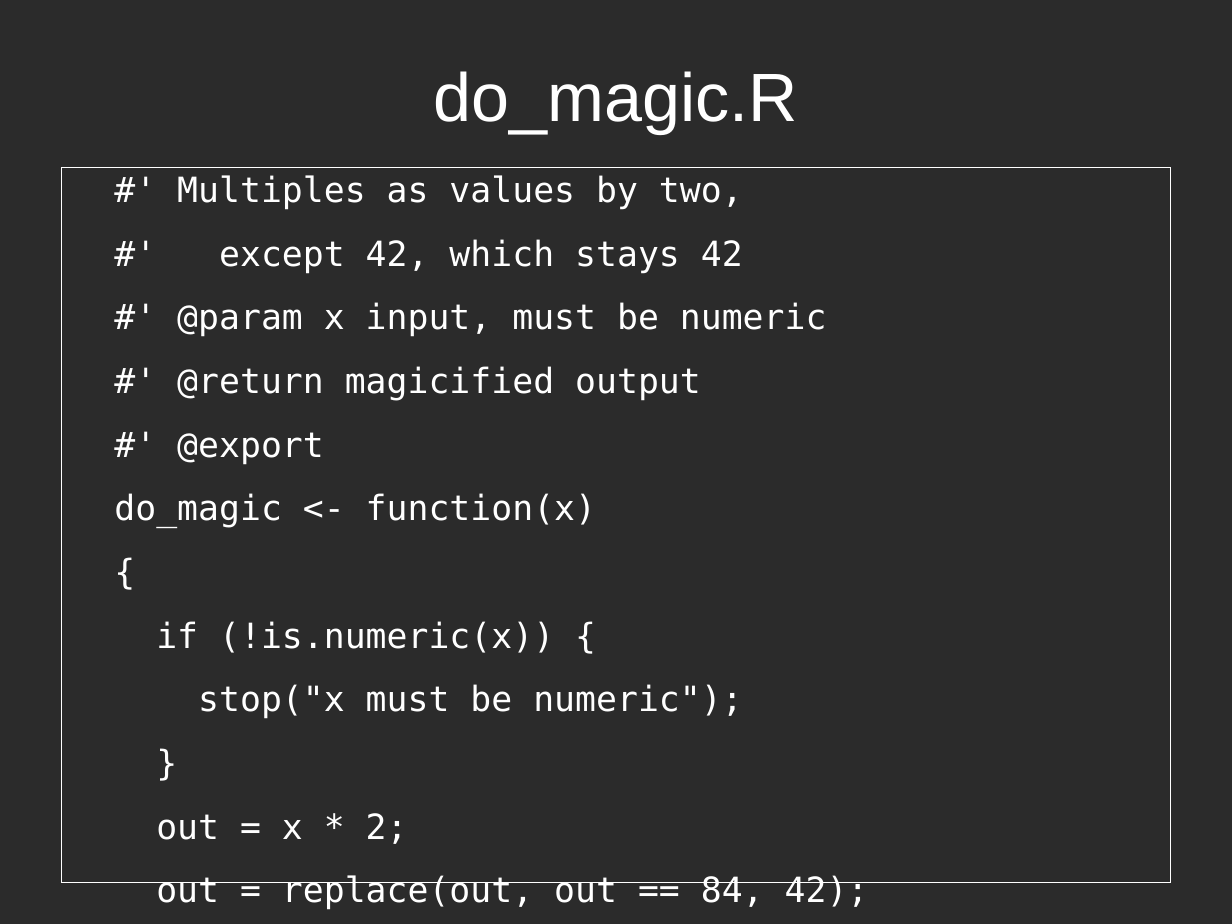
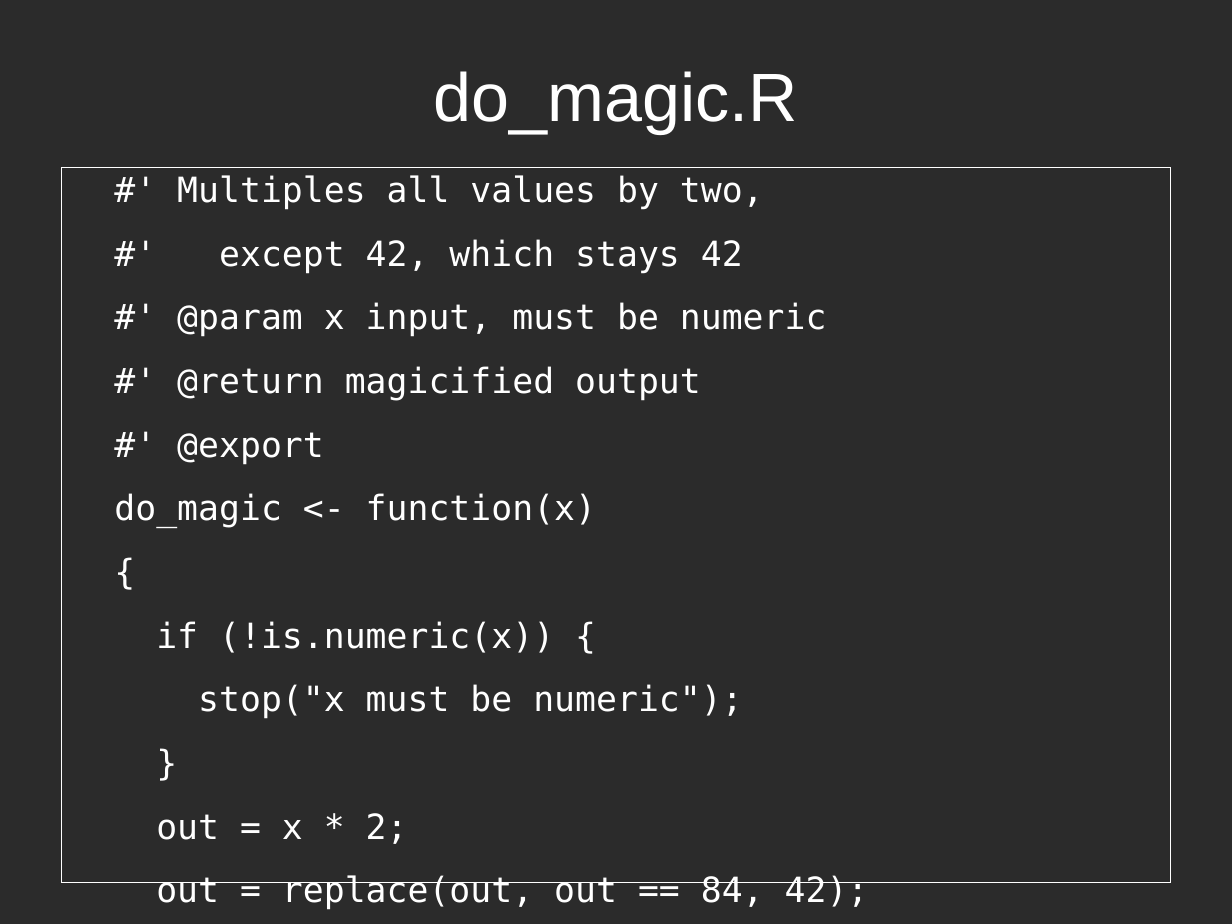
Before and after one commit to richelbilderbeek/PresentationsAboutR, a slide deck: slide 13 of ProfessionalRdevelopment/ProfessionalRDevelopment.odp. Drawn at 1232x924 pixels with LibreOffice and Linux fonts; fonts in the diff are those of the drawing; background and template pictures are left out; a plain dark background stands for a picture behind light text. Boxes give left, top, right and bottom in pixels: in the first picture for what was removed or moved away, otherwise in the second. Text is boxed around its words. In the diff, an @@ line names an element or a change of style, - is before the commit and + after.

```diff
--- a/ProfessionalRdevelopment/ProfessionalRDevelopment.odp
+++ b/ProfessionalRdevelopment/ProfessionalRDevelopment.odp
@@ text at [177,175,764,209]: text changed @@
-#' Multiples as values by two,
+#' Multiples all values by two,
```
Also in this commit, not shown: 5 other slides changed, 2 slides added, 1 other file.
